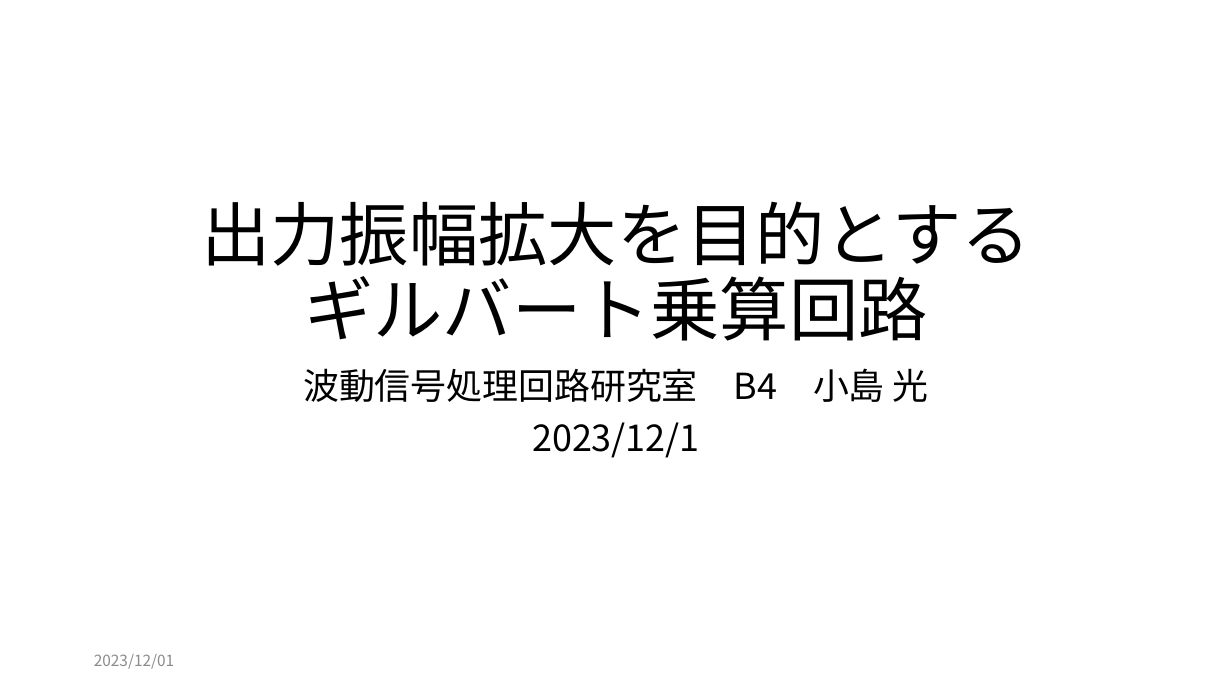
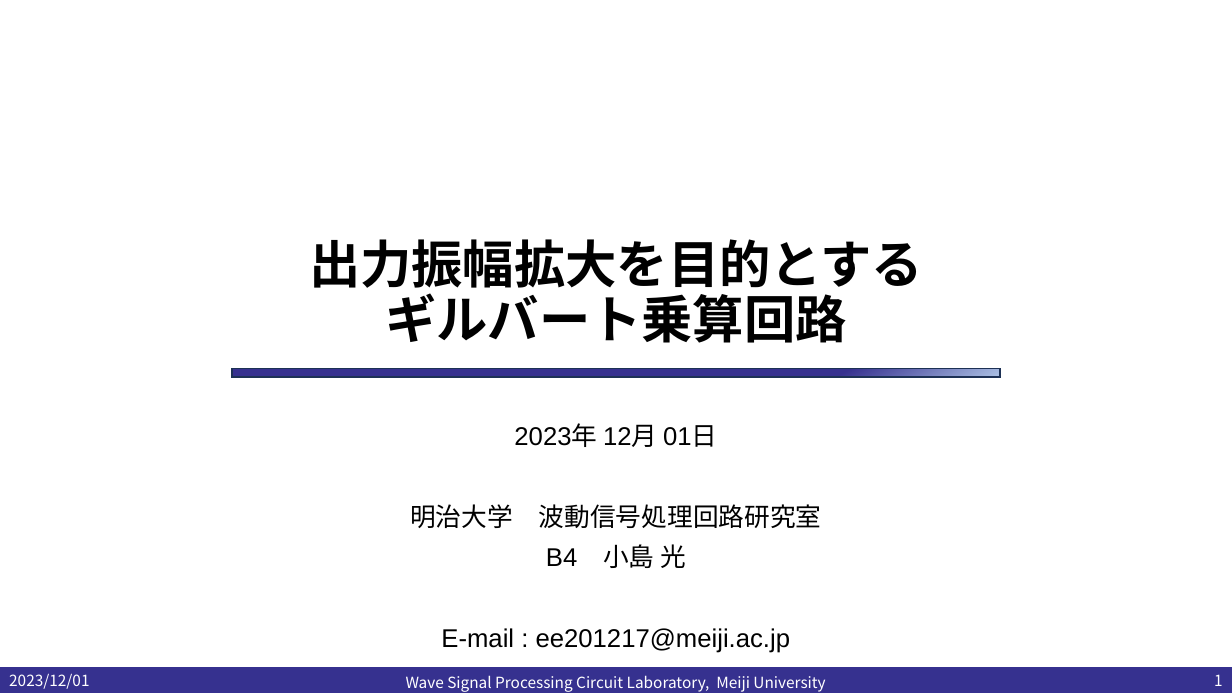
Before and after one commit to kjm-desktop10400/reserch, a slide deck: slide 1 of folded_gilbert/seminar/20231205/20231201小島光.pptx. Drawn at 1232x693 pixels with LibreOffice and Linux fonts; fonts in the diff are those of the drawing; background and template pictures are left out. Boxes give left, top, right and bottom in pixels: in the first picture for what was removed or moved away, otherwise in the second. Text is boxed around its words. In the diff, an @@ line names an element or a change of style, - is before the commit and + after.

```diff
--- a/folded_gilbert/seminar/20231205/20231201小島光.pptx
+++ b/folded_gilbert/seminar/20231205/20231201小島光.pptx
@@ title "出力振幅拡大を目的とする ギルバート乗算回路" at (309,239,923,343): size 54 to 40 pt, bold on @@
@@ rectangle added at (232,369,1000,377), fill gradient #36318F to #ABC0E4 to #C7D5ED, outline #1E3256 1 pt @@
@@ subtitle at (410,424,822,653): text changed; size 28 to 20 pt; font Noto Sans CJK JP to Arial @@
-波動信号処理回路研究室 B4 小島 光
-2023/12/1
+2023年 12月 01日
+明治大学 波動信号処理回路研究室
+B4 小島 光
+E-mail : ee201217@meiji.ac.jp
@@ text "2023/12/01": place and size @@
-text "2023/12/01" at (94,654,174,669)
+text "2023/12/01" at (9,673,89,689)
@@ text "2023/12/01" at (9,673,89,689): text colour #8C8C8C to #FFFFFF @@
@@ rectangle added at (0,668,1232,693), fill #36318F, outline #36318F 1 pt @@
@@ text added at (406,675,825,692), 12 pt, text #FFFFFF @@
+Wave Signal Processing Circuit Laboratory, Meiji University
@@ page number added at (1214,674,1223,686), 12 pt, text #FFFFFF @@
+1
```
Also in this commit, not shown: 7 other slides changed, 15 slides added, 10 other files.
